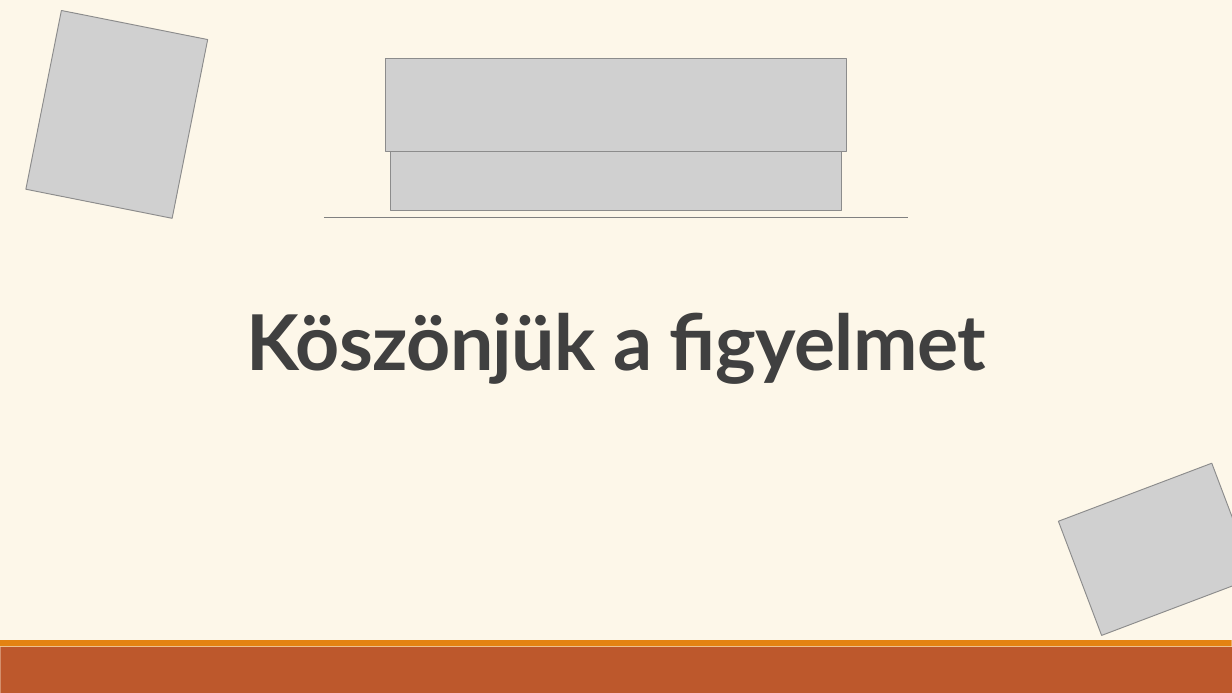
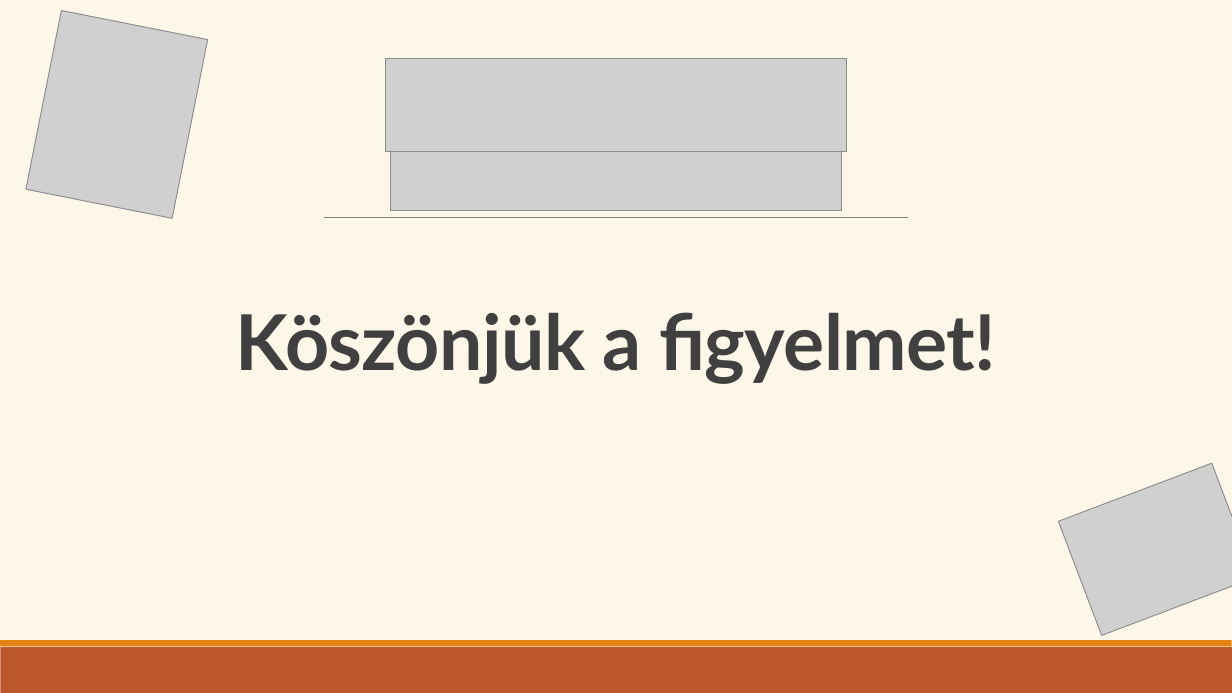
Before and after one commit to Ella50/13_S1_1_vizsgaremek, a slide deck: slide 14 of Dokumentációhoz/Prezentáció/eMenza_AtkariAriella_FarkasDominik.pptx (slide 19 before the commit). Drawn at 1232x693 pixels with LibreOffice and Linux fonts; fonts in the diff are those of the drawing; grey boxes stand for pictures. Boxes give left, top, right and bottom in pixels: in the first picture for what was removed or moved away, otherwise in the second. Text is boxed around its words. In the diff, an @@ line names an element or a change of style, - is before the commit and + after.

```diff
--- a/Dokumentációhoz/Prezentáció/eMenza_AtkariAriella_FarkasDominik.pptx
+++ b/Dokumentációhoz/Prezentáció/eMenza_AtkariAriella_FarkasDominik.pptx
@@ text at [236, 312, 996, 383]: text changed @@
-Köszönjük a figyelmet
+Köszönjük a figyelmet!
```
Also in this commit, not shown: 10 other slides changed, 5 slides removed, 4 other files.
